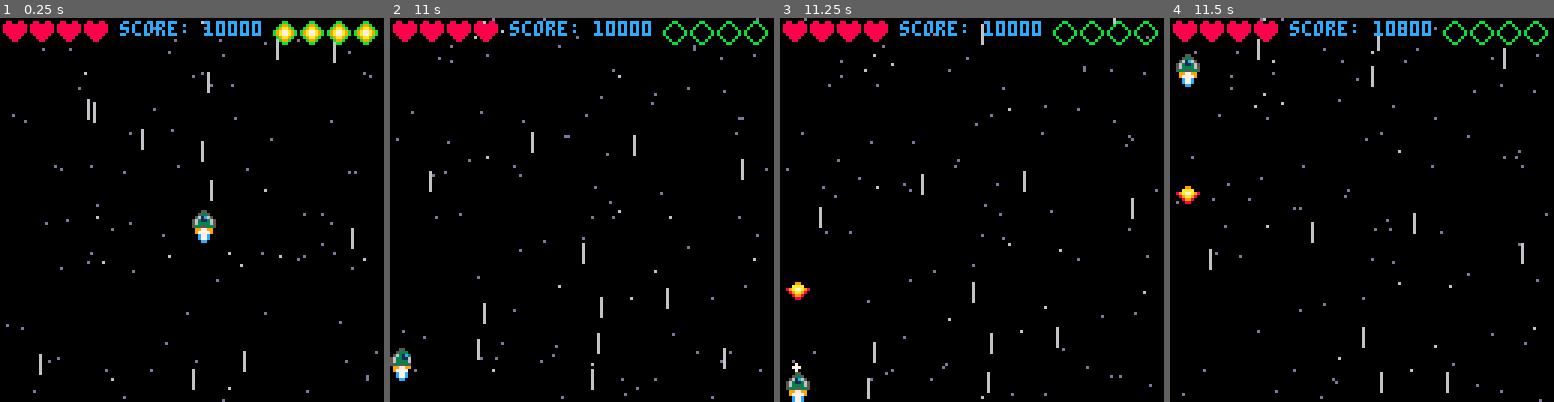
Above: before the commit, frames 1-4 (left to right).
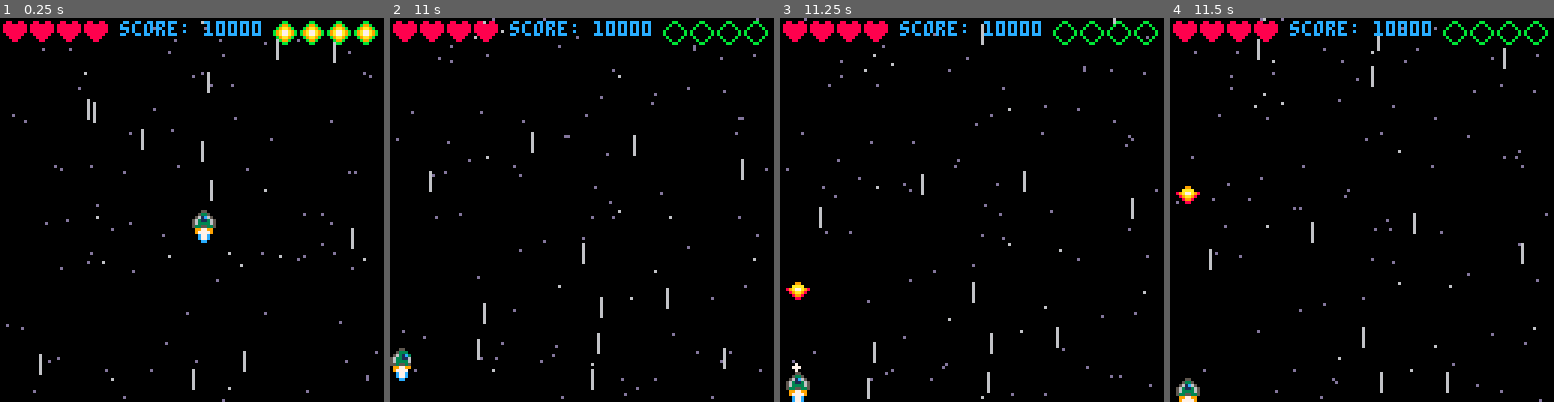
Above: after the commit, the same moments.

Repository: simonanger/pico8_shmup
Game: PICO-8 cartridge shmup.p8
Same seed, same stepped clock (60 frames per second), same inputs: the game is played once before the commit and once after it.
Inputs:
- Up to frame 1 (0.25 s): no input
- Up to frame 2 (11 s): tap O (Z key) at 0.33, 1.07, 2.22, 3.72, 5.22, 6.72, 8.22, 9.72 s; tap Down at 0.7 s; tap X (X key) at 1.43, 2.07, 2.82, 3.57, 4.32, 5.07, 5.82, 6.57, 7.32, 8.07, 8.82, 9.57, 10.32 s; hold Up 1.97-2.63 s; hold Right 2.68-3.02 s; hold Down 3.07-3.73 s; hold Left 3.78-4.12 s; hold Up 4.17-4.5 s; hold Left 4.55-5.05 s; hold Right 5.1-5.93 s; hold Up 5.98-6.65 s; hold Right 6.7-7.03 s; hold Down 7.08-7.75 s; hold Left 7.8-8.13 s; hold Up 8.18-8.52 s; hold Left 8.57-9.07 s; hold Right 9.12-9.95 s; hold Up 10-10.67 s; hold Right from 10.72 s (still down)
- Up to frame 3 (11.25 s): release Right at 11.05 s; tap X (X key) at 11.07 s; hold Down from 11.1 s (still down); tap O (Z key) at 11.22 s
- Up to frame 4 (11.5 s): keep holding Down

Frames 1-3 are identical in both runs. In frame 4, 0.6% of the frame differs, in the area x 1-8%, y 9-100%.

Commit message:
removed bug where you could fly through bottom of screen

Diff:
--- a/shmup.p8
+++ b/shmup.p8
@@ -118,7 +118,7 @@
  end
 
  if shipy>120 then
-  shipy=0
+  shipy=120
  end
  if shipy<0 then
   shipy=120
